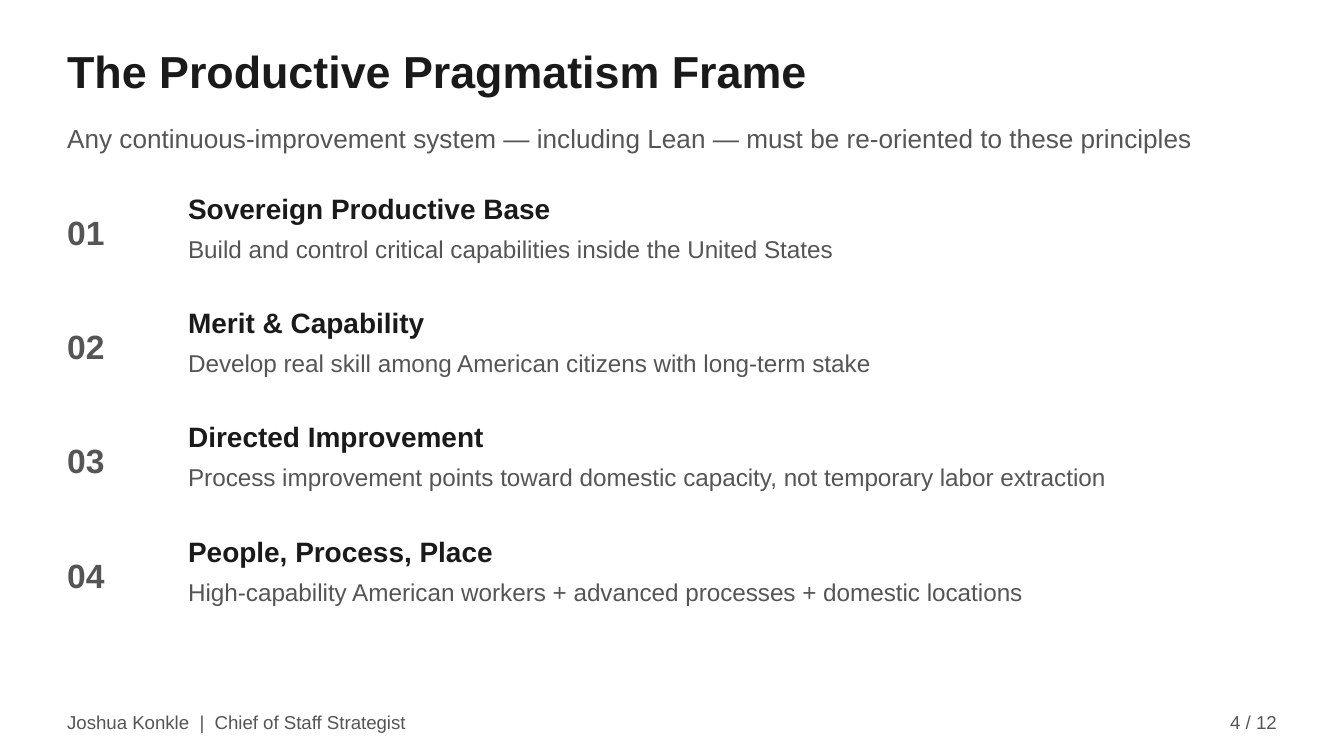
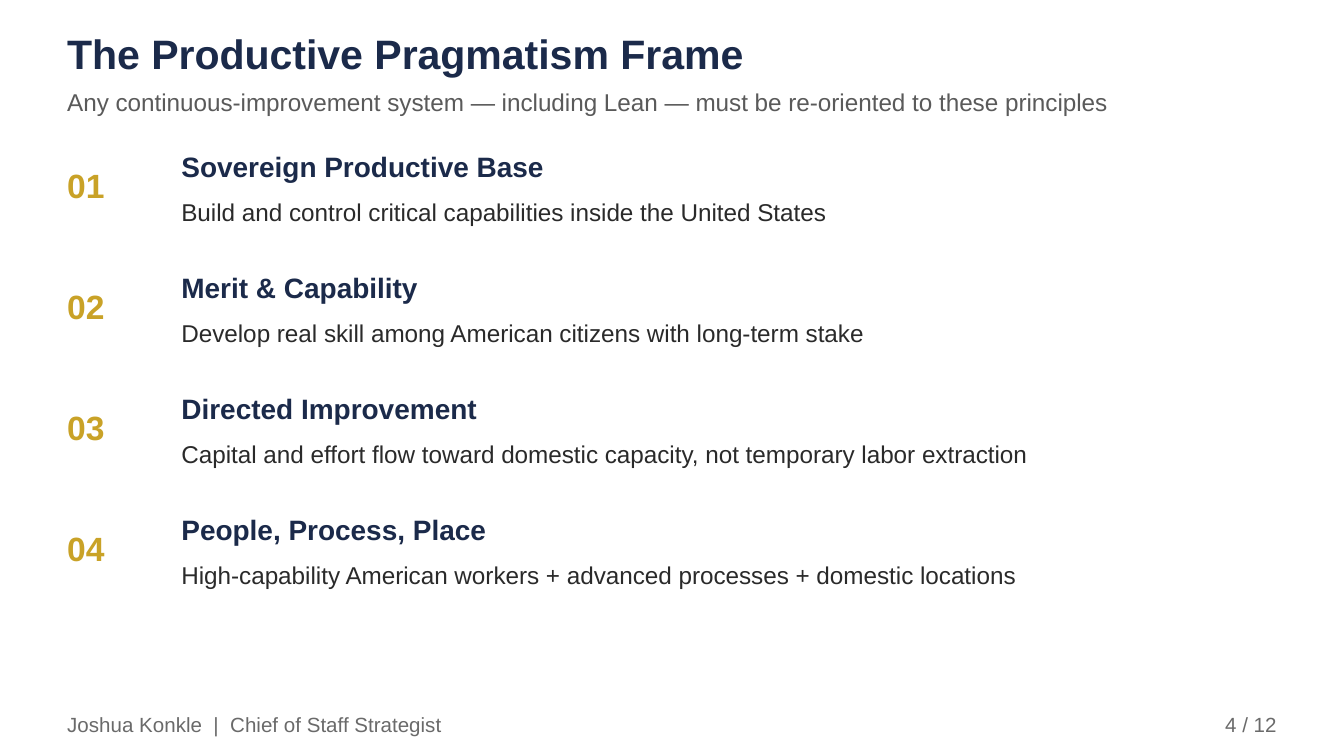
Before and after one commit to joshuakonkle/Hamilton-System, a slide deck: slide 4 of docs/webinar-resources/Module4-BMC-American-System-Hamiltonian-Value-Streams-Lean.pptx. Drawn at 1344x756 pixels with LibreOffice and Linux fonts; fonts in the diff are those of the drawing. Boxes give left, top, right and bottom in pixels: in the first picture for what was removed or moved away, otherwise in the second. Text is boxed around its words. In the diff, an @@ line names an element or a change of style, - is before the commit and + after.

Commit message:
design v2 added to these
no material content changes, only design elements to match the company design guide as applied to the EOS files first.

```diff
--- a/docs/webinar-resources/Module4-BMC-American-System-Hamiltonian-Value-Streams-Lean.pptx
+++ b/docs/webinar-resources/Module4-BMC-American-System-Hamiltonian-Value-Streams-Lean.pptx
@@ rectangle added at (0, 0, 1344, 755), fill #FFFFFF, outline #FFFFFF 1 pt @@
@@ text "The Productive Pragmatism Frame": place and size @@
-text "The Productive Pragmatism Frame" at (67, 55, 806, 97)
+text "The Productive Pragmatism Frame" at (67, 39, 743, 77)
@@ text "The Productive Pragmatism Frame" at (67, 39, 743, 77): size 24 to 22 pt, text colour #1A1A1A to #1B2A4A @@
@@ text "Any continuous-improvement system — including ...": place and size @@
-text "Any continuous-improvement system — including ..." at (67, 129, 1192, 154)
+text "Any continuous-improvement system — including ..." at (67, 93, 1107, 116)
@@ text "Any continuous-improvement system — including ..." at (67, 93, 1107, 116): size 14 to 13 pt, text colour #555555 to #5A5A5A @@
@@ text colour #1A1A1A to #1B2A4A in 4 elements at (181, 519, 486, 545), (181, 398, 477, 424), (181, 277, 418, 303), (181, 156, 544, 183) @@
@@ text "Sovereign Productive Base": place and size @@
-text "Sovereign Productive Base" at (188, 198, 550, 224)
+text "Sovereign Productive Base" at (181, 156, 544, 183)
@@ text colour #555555 to #C9A227 in 4 elements at (67, 537, 104, 562), (67, 416, 104, 441), (67, 295, 104, 320), (67, 174, 104, 199) @@
@@ text "01": place and size @@
-text "01" at (67, 221, 104, 246)
+text "01" at (67, 174, 104, 199)
@@ text colour #555555 to #2A2A2A in 3 elements at (181, 566, 1016, 589), (181, 324, 864, 347), (181, 203, 826, 226) @@
@@ text "Build and control critical capabilities ...": place and size @@
-text "Build and control critical capabilities ..." at (188, 240, 833, 263)
+text "Build and control critical capabilities ..." at (181, 203, 826, 226)
@@ text "Merit & Capability": place and size @@
-text "Merit & Capability" at (188, 312, 425, 338)
+text "Merit & Capability" at (181, 277, 418, 303)
@@ text "02": place and size @@
-text "02" at (67, 335, 104, 360)
+text "02" at (67, 295, 104, 320)
@@ text "Develop real skill among American ...": place and size @@
-text "Develop real skill among American ..." at (188, 354, 870, 377)
+text "Develop real skill among American ..." at (181, 324, 864, 347)
@@ text "03": place and size @@
-text "03" at (67, 449, 104, 474)
+text "03" at (67, 416, 104, 441)
@@ text "Directed Improvement": place and size @@
-text "Directed Improvement" at (188, 426, 484, 453)
+text "Directed Improvement" at (181, 398, 477, 424)
@@ text at (181, 445, 1027, 468): text changed; text colour #555555 to #2A2A2A @@
-Process improvement points toward domestic capacity, not temporary labor extraction
+Capital and effort flow toward domestic capacity, not temporary labor extraction
@@ text "04": place and size @@
-text "04" at (67, 564, 104, 589)
+text "04" at (67, 537, 104, 562)
@@ text "People, Process, Place": place and size @@
-text "People, Process, Place" at (188, 541, 493, 567)
+text "People, Process, Place" at (181, 519, 486, 545)
@@ text "High-capability American workers + advanced ...": place and size @@
-text "High-capability American workers + advanced ..." at (188, 583, 1023, 606)
+text "High-capability American workers + advanced ..." at (181, 566, 1016, 589)
@@ text "Joshua Konkle | Chief of ..." at (67, 717, 441, 736): size 10 to 11 pt, text colour #555555 to #6A6A6A @@
@@ text "4 / 12" at (1225, 717, 1277, 732): size 10 to 11 pt, text colour #555555 to #6A6A6A @@
```
Also in this commit, not shown: 11 other slides changed, 9 other files.
